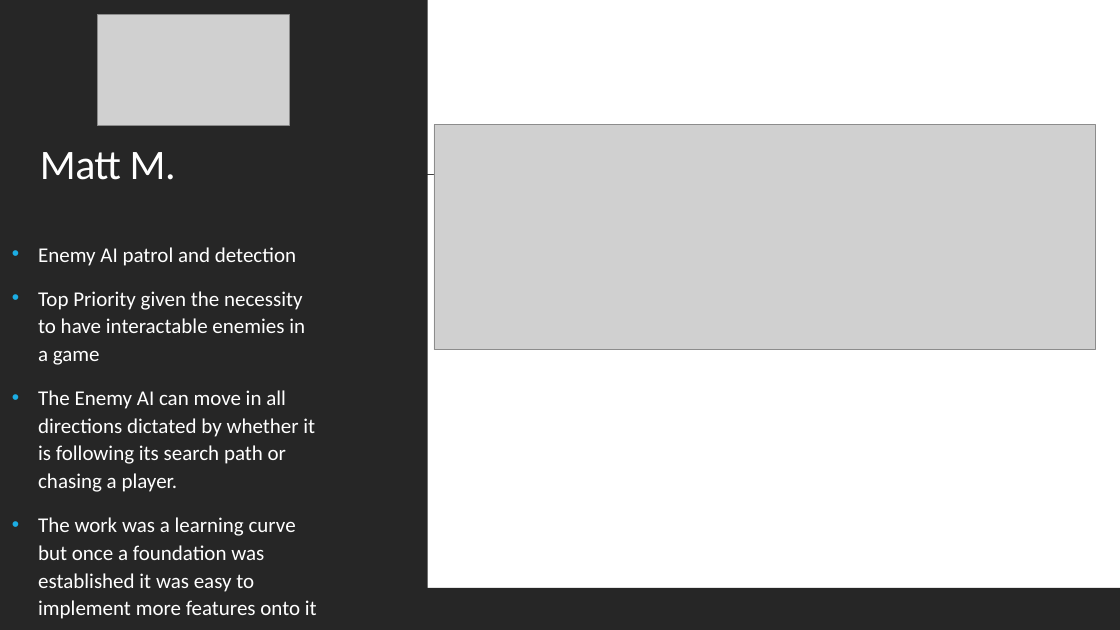
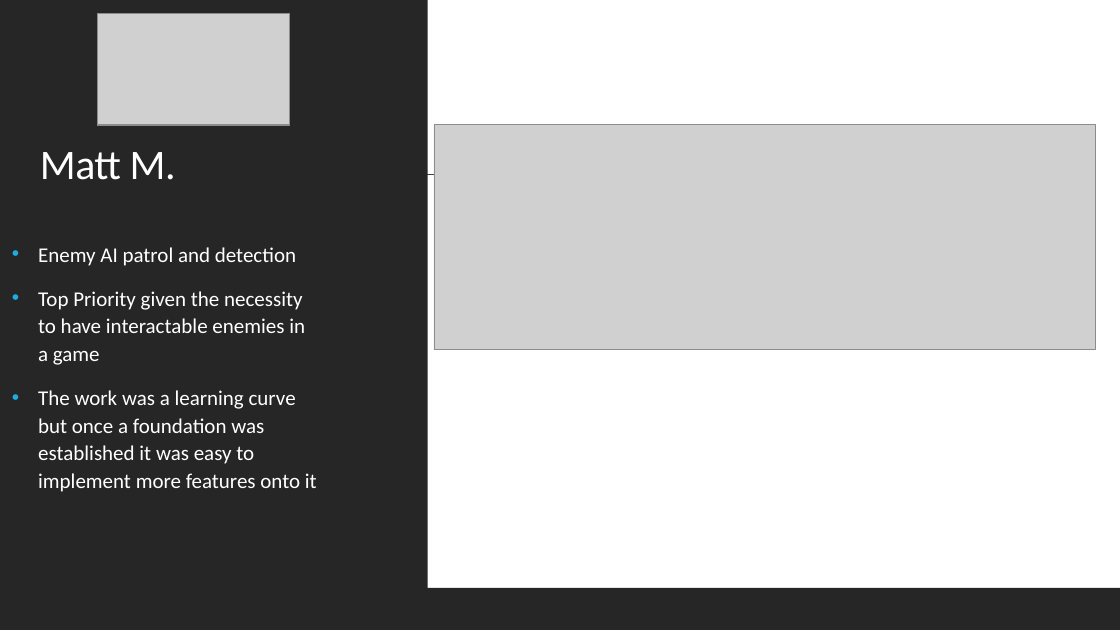
Before and after one commit to Room-4-Studios/Tower-of-Annihilation, a slide deck: slide 18 of docs/SA_Presentation.pptx (slide 15 before the commit). Drawn at 1120x630 pixels with LibreOffice and Linux fonts; fonts in the diff are those of the drawing; grey boxes stand for pictures. Boxes give left, top, right and bottom in pixels: in the first picture for what was removed or moved away, otherwise in the second. Text is boxed around its words. In the diff, an @@ line names an element or a change of style, - is before the commit and + after.

```diff
--- a/docs/SA_Presentation.pptx
+++ b/docs/SA_Presentation.pptx
@@ text at (38,390,315,492): paragraph removed @@
-• The Enemy AI can move in all directions dictated by whether it is following its search path or chasing a player.
```
Also in this commit, not shown: 3 other slides changed, 5 slides added, 2 other files.
